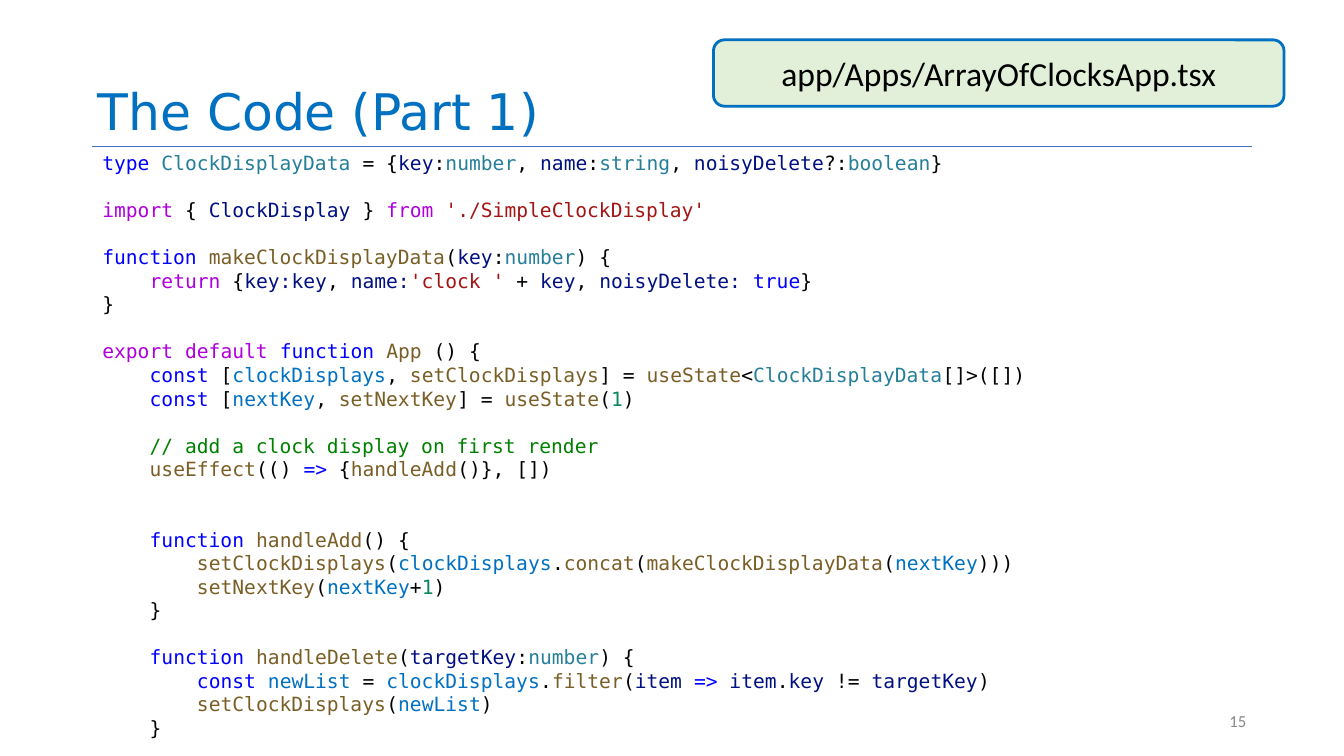
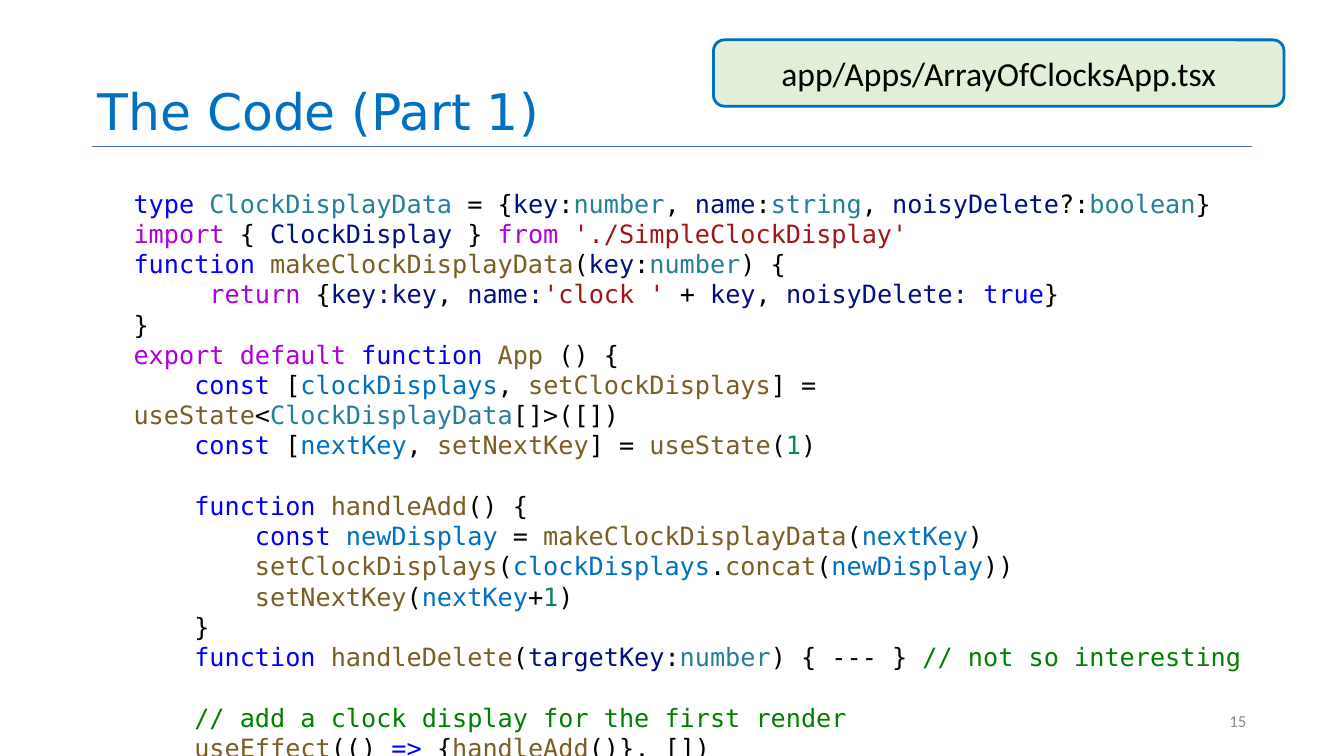
Before and after one commit to neu-se/CS4530-Fall-2023, a slide deck: slide 15 of Slides/Module 08 React Hooks.pptx. Drawn at 1344x756 pixels with LibreOffice and Linux fonts; fonts in the diff are those of the drawing. Boxes give left, top, right and bottom in pixels: in the first picture for what was removed or moved away, otherwise in the second. Text is boxed around its words. In the diff, an @@ line names an element or a change of style, - is before the commit and + after.

```diff
--- a/Slides/Module 08 React Hooks.pptx
+++ b/Slides/Module 08 React Hooks.pptx
@@ text "type ClockDisplayData = {key:number, name:string, ...": place and size @@
-text "type ClockDisplayData = {key:number, name:string, ..." at box(102, 155, 1025, 715)
+text "type ClockDisplayData = {key:number, name:string, ..." at box(134, 193, 1241, 733)
@@ text at box(134, 193, 1211, 279): text changed; size 14 to 18 pt @@
-type ClockDisplayData = {key:number, name:string, noisyDelete?:boolean}
-import { ClockDisplay } from './SimpleClockDisplay'
-function makeClockDisplayData(key:number) {
+type ClockDisplayData = {key:number, name:string, noisyDelete?:boolean}
+import { ClockDisplay } from './SimpleClockDisplay'
+function makeClockDisplayData(key:number) {
@@ text at box(134, 283, 1059, 460): size 14 to 18 pt in "return {key:key, name:'clock ' + key, noisyDelete: ...", "const [clockDisplays, setClockDisplays] = useState<ClockDisp ...", "const [nextKey, setNextKey] = useState(1)", "useEffect(() => {handleAdd()}, [])" @@
@@ text at box(134, 344, 544, 370): text changed; size 14 to 18 pt @@
-}
-export default function App () {
+}
+export default function App () {
@@ text at box(194, 495, 1241, 733): text changed; size 14 to 18 pt; text colour #008000 to #795E26 @@
-// add a clock display on first render
+function handleAdd() {
+const newDisplay = makeClockDisplayData(nextKey)
+setClockDisplays(clockDisplays.concat(newDisplay))
+setNextKey(nextKey+1)
+}
+function handleDelete(targetKey:number) { --- } // not so interesting
+// add a clock display for the first render
@@ text at box(150, 532, 1013, 715): paragraphs removed @@
-function handleAdd() {
-setClockDisplays(clockDisplays.concat(makeClockDisplayData(nextKey)))
-setNextKey(nextKey+1)
-}
-function handleDelete(targetKey:number) {
-const newList = clockDisplays.filter(item => item.key != targetKey)
-setClockDisplays(newList)
-}
```
Also in this commit, not shown: 11 other slides changed, 4 other files.
